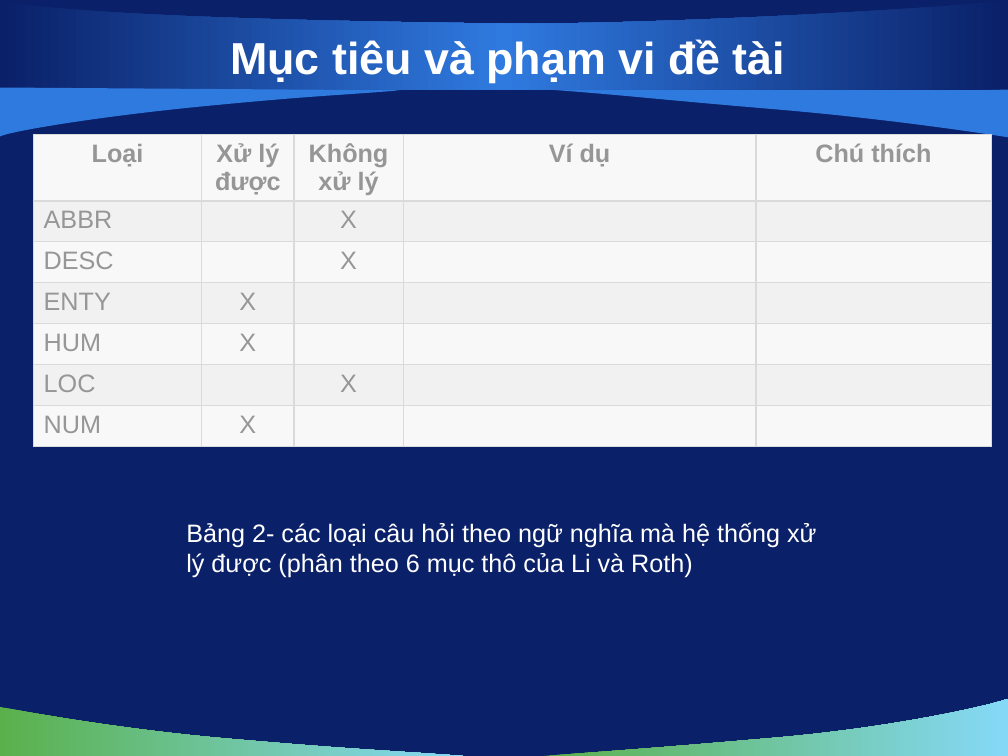
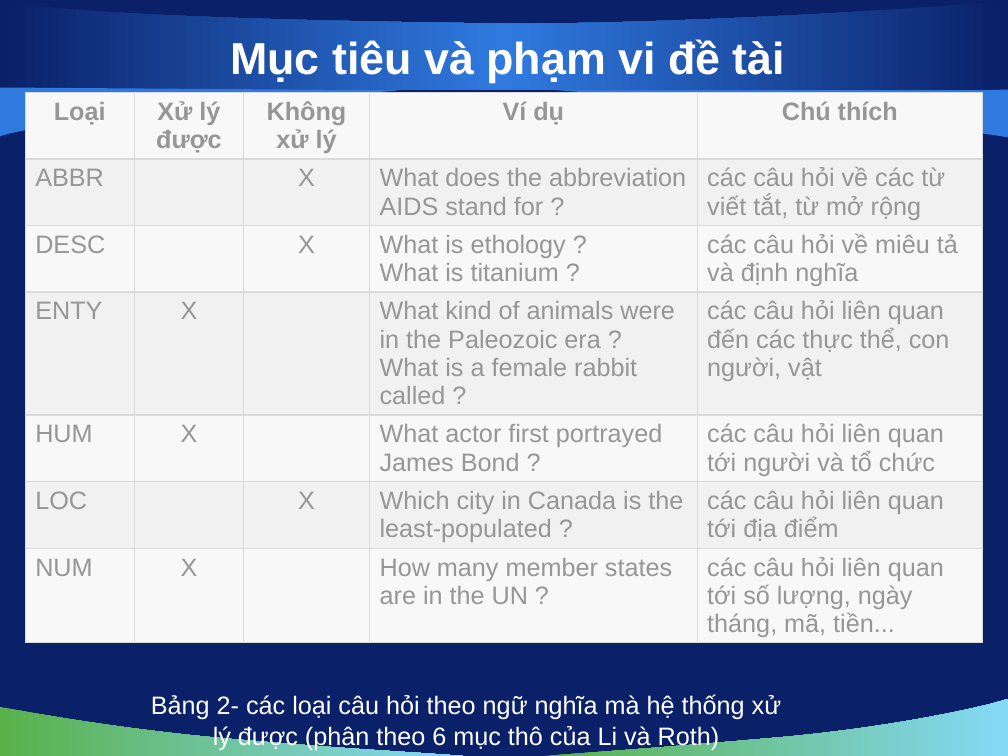
Before and after one commit to hungntit/filnalproject, a slide deck: slide 6 of De Cuong/bao cao 03-12-2010.pptx. Drawn at 1008x756 pixels with LibreOffice and Linux fonts; fonts in the diff are those of the drawing; background and template pictures are left out. Boxes give left, top, right and bottom in pixels: in the first picture for what was removed or moved away, otherwise in the second. Text is boxed around its words. In the diff, an @@ line names an element or a change of style, - is before the commit and + after.

```diff
--- a/De Cuong/bao cao 03-12-2010.pptx
+++ b/De Cuong/bao cao 03-12-2010.pptx
@@ table at box(25, 93, 982, 677) @@
-row 2, column 4: 
+row 2, column 4: What does the abbreviation AIDS stand for ?
-row 2, column 5: 
+row 2, column 5: các câu hỏi về các từ viết tắt, từ mở rộng
-row 3, column 4: 
+row 3, column 4: What is ethology ? / What is titanium ?
-row 3, column 5: 
+row 3, column 5: các câu hỏi về miêu tả và định nghĩa
-row 4, column 4: 
+row 4, column 4: What kind of animals were in the Paleozoic era ? / What is a female rabbit called ?
-row 4, column 5: 
+row 4, column 5: các câu hỏi liên quan đến các thực thể, con người, vật
-row 5, column 4: 
+row 5, column 4: What actor first portrayed James Bond ?
-row 5, column 5: 
+row 5, column 5: các câu hỏi liên quan tới người và tổ chức
-row 6, column 4: 
+row 6, column 4: Which city in Canada is the least-populated ?
-row 6, column 5: 
+row 6, column 5: các câu hỏi liên quan tới địa điểm
-row 7, column 4: 
+row 7, column 4: How many member states are in the UN ?
-row 7, column 5: 
+row 7, column 5: các câu hỏi liên quan tới số lượng, ngày tháng, mã, tiền...
@@ table: place and size @@
-table at box(33, 134, 991, 450)
+table at box(25, 93, 982, 677)
@@ text "Bảng 2- các loại câu ...": place and size @@
-text "Bảng 2- các loại câu ..." at box(186, 522, 816, 578)
+text "Bảng 2- các loại câu ..." at box(151, 694, 781, 750)
@@ text "Bảng 2- các loại câu ..." at box(151, 694, 781, 750): alignment left to centre @@
```
Also in this commit, not shown: 5 other slides changed, 5 slides added, 2 slides removed.
